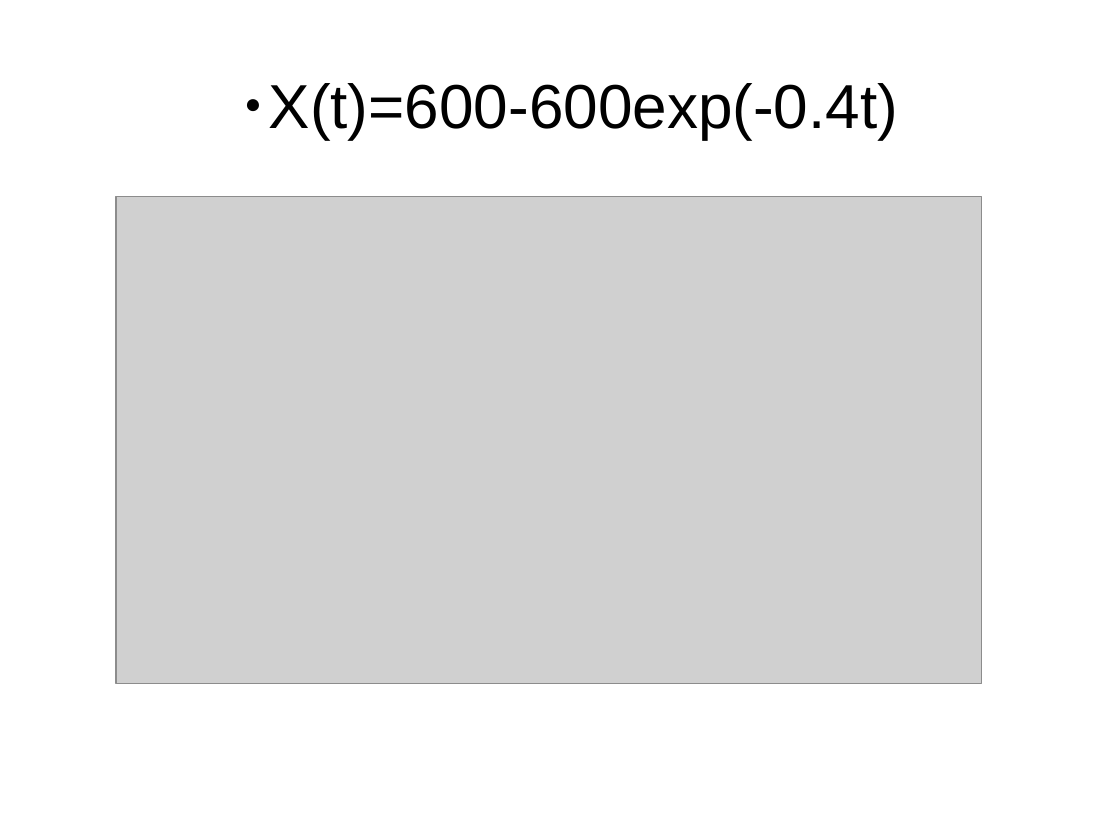
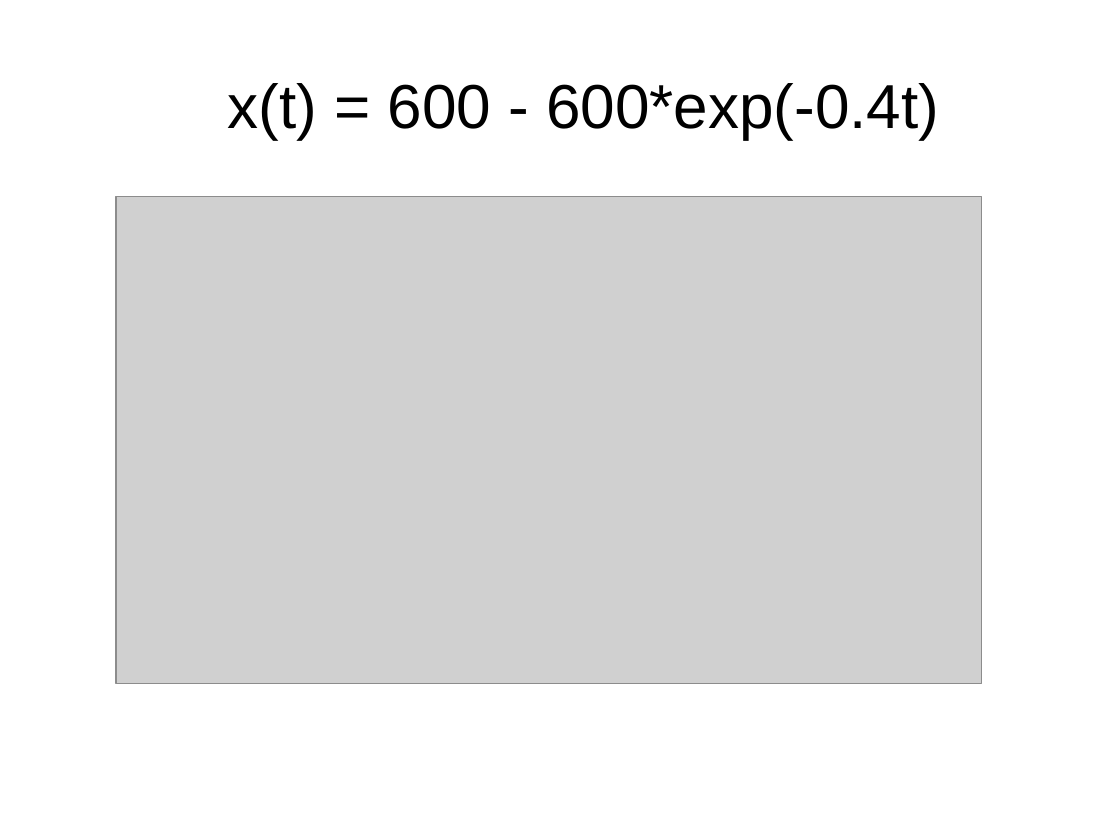
Before and after one commit to colefichter/math372_project_2, a slide deck: slide 9 of slides.odp (slide 10 before the commit). Drawn at 1120x840 pixels with LibreOffice and Linux fonts; fonts in the diff are those of the drawing; grey boxes stand for pictures. Boxes give left, top, right and bottom in pixels: in the first picture for what was removed or moved away, otherwise in the second. Text is boxed around its words. In the diff, an @@ line names an element or a change of style, - is before the commit and + after.

```diff
--- a/slides.odp
+++ b/slides.odp
@@ title at (x1=227, y1=83, x2=939, y2=139): text changed @@
-  ● X(t)=600-600exp(-0.4t)
+  x(t) = 600 - 600*exp(-0.4t)
```
Also in this commit, not shown: 4 other slides changed, 2 slides added, 3 slides removed, 3 other files.
